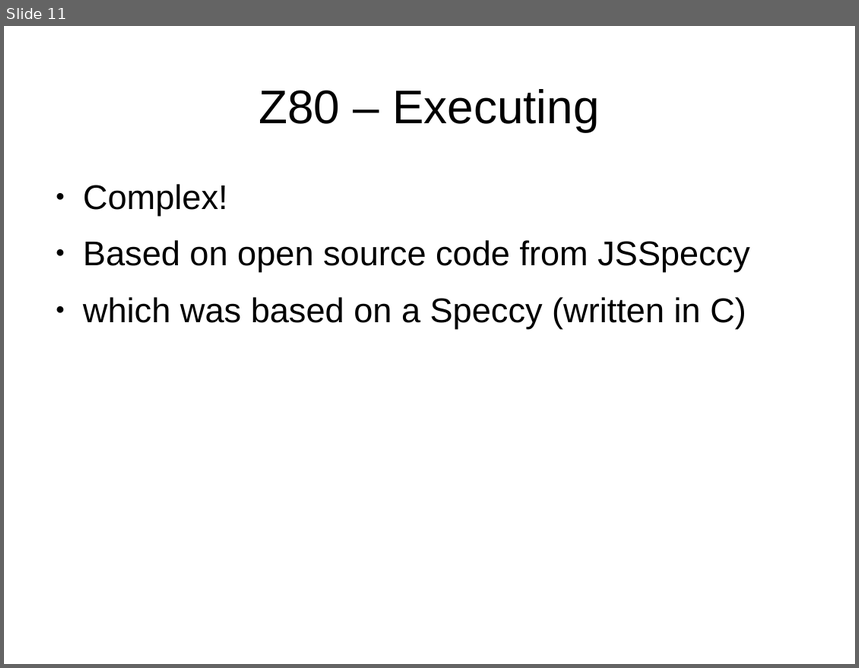
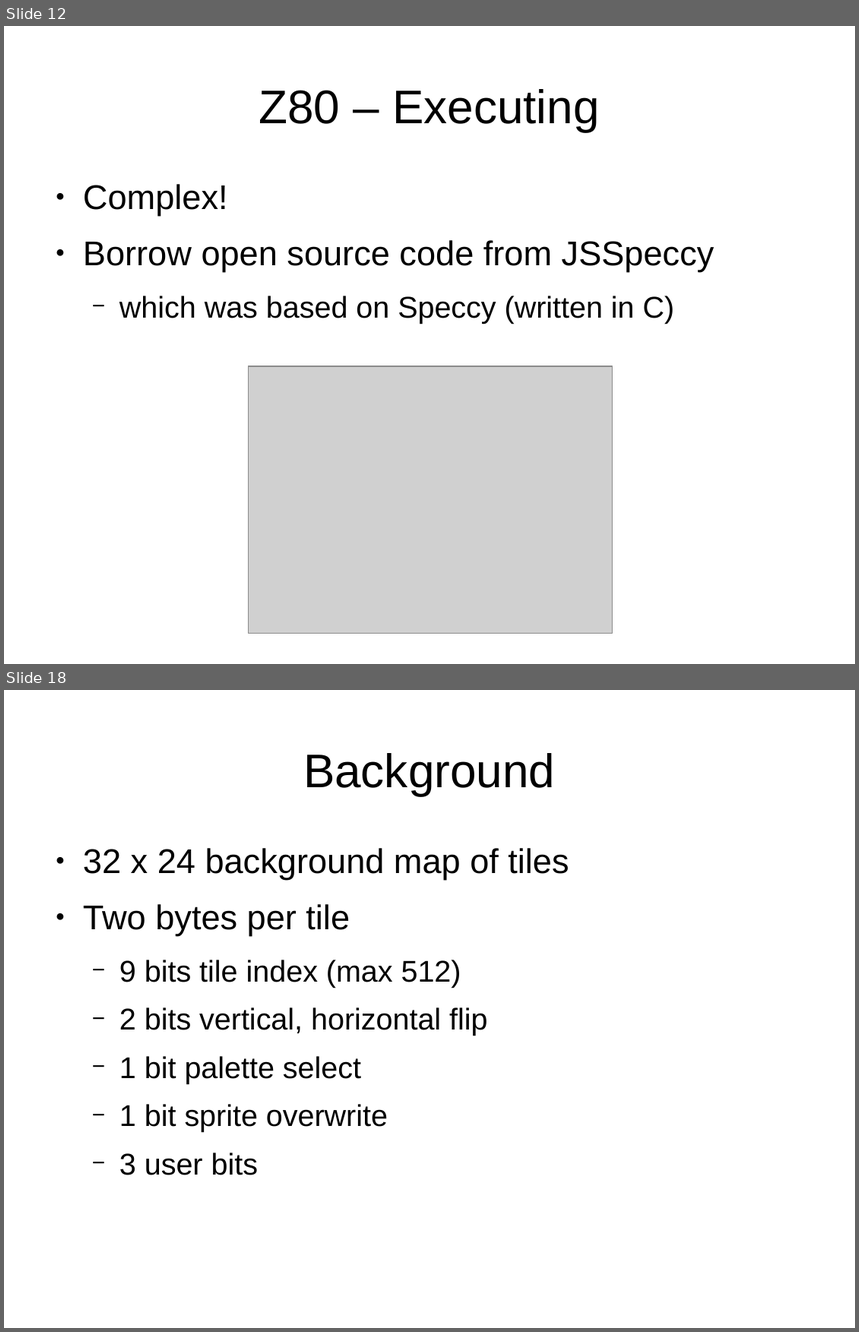
Before and after one commit to mattgodbolt/miracle-sms-emulator, a slide deck: emulating.odp. Shown one above the other, each under a label of ours: slide 11 before the commit, slides 12 and 18 after it; the slides between them are not shown. The pictures are 859x668 and 859x1332 pixels, drawn with LibreOffice and Linux fonts; fonts in the diff are those of the drawing; grey boxes stand for pictures. Boxes give left, top, right and bottom in pixels: in the first picture for what was removed or moved away, otherwise in the second. Text is boxed around its words. In the diff, an @@ line names an element or a change of style, - is before the commit and + after.

```diff
--- a/emulating.odp
+++ b/emulating.odp
@@ slide 18 added at <box>4,690,855,1328</box>, background #FFFFFF @@
@@ title added at <box>303,753,555,796</box>, 44 pt, text #000000 @@
+Background
@@ text added at <box>83,848,569,1176</box>, 28 pt, text #000000 @@
+● 32 x 24 background map of tiles
+● Two bytes per tile
+  − 9 bits tile index (max 512)
+  − 2 bits vertical, horizontal flip
+  − 1 bit palette select
+  − 1 bit sprite overwrite
+  − 3 user bits
@@ what was slide 11 is now slide 12 @@
@@ slide 12 changed as well @@
@@ text at <box>83,240,715,324</box>: text changed; size 32 to 28 pt @@
-● Based on open source code from JSSpeccy
-● which was based on a Speccy (written in C)
+● Borrow open source code from JSSpeccy
+  − which was based on Speccy (written in C)
@@ picture added at <box>249,366,613,634</box> @@
```
Also in this commit, not shown: 7 other slides changed, 13 other slides added, 1 slide removed, 5 other files.
